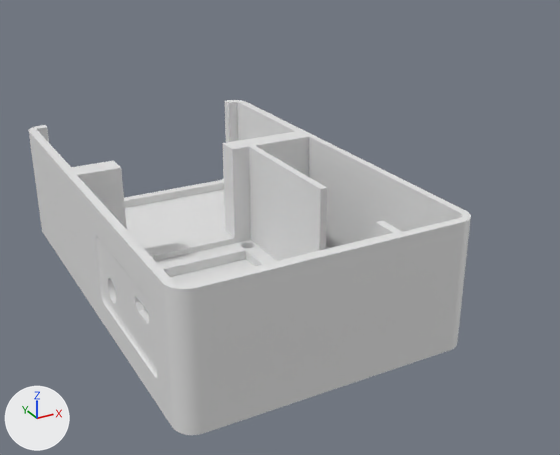
The Blender file 3DModels/Motherflux0r.blend as it was, and as the next commit left it.
Both versions are drawn from a 50 mm camera at (-0.0219, -0.3291, 0.0454) aimed at (0.0711, -0.1601, -0.0391). Arrows for +X, +Y and +Z are at lower left; the lights stay in place.

Script lines for the objects in view, before the commit:
```python
me_cube = bpy.data.meshes.new('Cube')
me_cube.from_pydata(...)  # 296 vertices, 294 faces; spans x -0.0177..0.0177, y -0.0202..0.0202, z -0.0098..0.0094
me_cube_013 = bpy.data.meshes.new('Cube.013')
me_cube_013.from_pydata(...)  # 416 vertices, 210 faces; spans x -0.0366..0.0395, y -0.0671..0.0589, z -0.0172..0.0172
ob_cube = bpy.data.objects.new('Cube', me_cube_013)
ob_cube.location = (0.0591, -0.1392, -0.0419)
_m = ob_cube.modifiers.new('Boolean.005', 'BOOLEAN')
_m.object = ob_m__standoffs_pcb_7x5
_m.solver = 'FLOAT'
_m = ob_cube.modifiers.new('Boolean.006', 'BOOLEAN')
_m.object = ob_brick_comm_psu
_m.solver = 'FLOAT'
_m = ob_cube.modifiers.new('Boolean.001', 'BOOLEAN')
_m.object = ob_brick_main
_m.solver = 'FLOAT'
_m = ob_cube.modifiers.new('Boolean.002', 'BOOLEAN')
_m.object = ob_brick_sensors
_m.solver = 'FLOAT'
_m = ob_cube.modifiers.new('Boolean.004', 'BOOLEAN')
_m.object = ob_cutout_sensors
_m.solver = 'FLOAT'
_m = ob_cube.modifiers.new('Boolean.003', 'BOOLEAN')
_m.object = ob_cutout_passthroughs
_m.solver = 'FLOAT'
_m = ob_cube.modifiers.new('Boolean.007', 'BOOLEAN')
_m.object = ob_cutout_port_recess
_m.solver = 'FLOAT'
_m = ob_cube.modifiers.new('Boolean.008', 'BOOLEAN')
_m.object = ob_cutout_ports
_m.solver = 'FLOAT'
ob_cutout_port_recess = bpy.data.objects.new('cutout-port-recess', me_cube)
ob_cutout_port_recess.location = (0.015, -0.174, -0.0421)
ob_cutout_port_recess.scale = (0.463, 1.0, 1.0)
ob_cutout_port_recess.hide_viewport = True
```
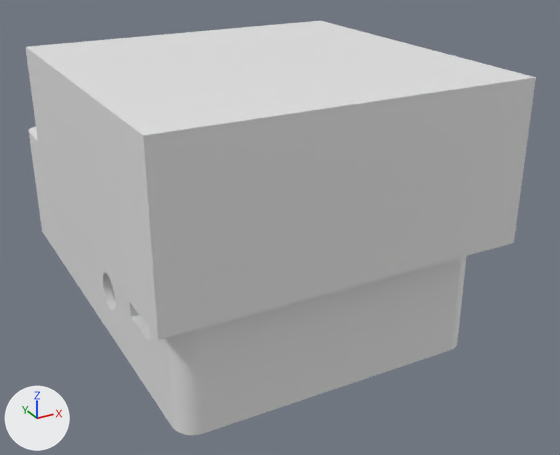
ob_cutout_port_recess is not drawn itself; it is used by a modifier of ob_cube.

The change, as JSON lines over the scene's bpy script:
```json
{"block": "me_cube_016", "where": "me_cube_016.from_pydata(...)  # 16 vertices, 12 faces; spans x -0.0396..0.0042, y -0.012..0.0642, z -0.0147..0.0147"}
{"block": "me_cube_016", "where": "# used by ob_cutout_passthroughs; location = (0.0765, -0.185, -0.0386)"}
{"block": "me_cube_016", "change": "me_cube_016 part 1: the loose piece of 8 vertices spanning x -0.0042..0.0042, y -0.012..0.012, z -0.0147..0.0147 is scaled about its middle by (1, 1.17, 1.09), then moved by (0.0, -0.0004, -0.0013)"}
{"block": "me_cube_016", "change": "me_cube_016 part 2: the loose piece of 8 vertices spanning x -0.0396..-0.006, y 0.0498..0.0642, z -0.0147..0.0147 is scaled about its middle by (0.889, 1, 1)"}
{"op": "add", "block": "me_cube_007", "code": ["me_cube_007 = bpy.data.meshes.new('Cube.007')", "me_cube_007.from_pydata(...)  # 12 vertices, 10 faces; spans x -0.0257..0.0257, y -0.0382..0.0382, z -0.0029..0.0341"]}
{"op": "add", "block": "me_cube_009", "code": ["me_cube_009 = bpy.data.meshes.new('Cube.009')", "me_cube_009.from_pydata(...)  # 72 vertices, 40 faces; spans x -0.0064..0.0064, y -0.0064..0.028, z -0.0104..0.0041"]}
{"op": "add", "block": "me_cube_001", "code": ["me_cube_001 = bpy.data.meshes.new('Cube.001')", "me_cube_001.from_pydata(...)  # 12 vertices, 10 faces; spans x -0.0098..0.0098, y -0.0098..0.0098, z -0.0033..0.0144"]}
{"op": "add", "block": "me_cube_1", "code": ["me_cube_1 = bpy.data.meshes.new('Cube')", "me_cube_1.from_pydata(...)  # a box spanning x -1.0..1.0, y -1.0..1.0, z -1.0..1.0"]}
{"op": "remove", "block": "ob_cutout_port_recess", "code": ["ob_cutout_port_recess = bpy.data.objects.new('cutout-port-recess', me_cube)", "ob_cutout_port_recess.location = (0.015, -0.174, -0.0421)", "ob_cutout_port_recess.scale = (0.463, 1.0, 1.0)", "ob_cutout_port_recess.hide_viewport = True"]}
{"block": "ob_cube", "where": "_m = ob_cube.modifiers.new('Boolean.001', 'BOOLEAN')"}
{"op": "set", "path": "_m.object", "old": "ob_brick_main", "new": "ob_lipo"}
{"block": "ob_cube", "where": "_m = ob_cube.modifiers.new('Boolean.007', 'BOOLEAN')"}
{"op": "set", "path": "_m.object", "old": "ob_cutout_port_recess", "new": "ob_cutout_port_recess_1"}
{"op": "add", "block": "ob_cube", "code": "_m = ob_cube.modifiers.new('Boolean', 'BOOLEAN')"}
{"op": "add", "block": "ob_cube", "code": "_m.object = ob_gps"}
{"op": "add", "block": "ob_cube", "code": "_m.solver = 'FLOAT'"}
{"op": "add", "block": "ob_cube", "code": "_m = ob_cube.modifiers.new('Boolean.009', 'BOOLEAN')"}
{"op": "add", "block": "ob_cube", "code": "_m.object = ob_cutout_top_cleave"}
{"op": "add", "block": "ob_cube", "code": "_m.solver = 'FLOAT'"}
{"op": "add", "block": "ob_lipo", "code": ["ob_lipo = bpy.data.objects.new('LiPo', me_cube_007)", "ob_lipo.location = (0.0501, -0.165, -0.0554)", "ob_lipo.hide_viewport = True"]}
{"op": "add", "block": "ob_cutout_port_recess_1", "code": ["ob_cutout_port_recess_1 = bpy.data.objects.new('CUTOUT-PORT-RECESS', me_cube_009)", "ob_cutout_port_recess_1.location = (0.0177, -0.185, -0.0399)", "ob_cutout_port_recess_1.scale = (1.18, 1.0, 1.0)", "ob_cutout_port_recess_1.hide_viewport = True"]}
{"op": "add", "block": "ob_gps", "code": ["ob_gps = bpy.data.objects.new('GPS', me_cube_001)", "ob_gps.location = (0.0871, -0.137, -0.0334)", "ob_gps.hide_viewport = True"]}
{"op": "add", "block": "ob_cutout_top_cleave", "code": ["ob_cutout_top_cleave = bpy.data.objects.new('CUTOUT-TOP-CLEAVE', me_cube_1)", "ob_cutout_top_cleave.location = (0.0598, -0.1704, -0.0101)", "ob_cutout_top_cleave.scale = (0.043, 0.043, 0.0191)"]}
```

Pixel boxes [x1, y1, x2, y2] of what changed, in the pictures (560 x 455 px; the box of a moved part takes in the faces that stretch with it):
```json
{"object": "CUTOUT-TOP-CLEAVE", "change": "added", "after": [26, 21, 536, 340]}
{"object": "Cube", "change": "reshaped, modifiers changed", "before": [29, 100, 471, 435], "after": [29, 126, 467, 435]}
{"part": 1, "of": "me_cube_016", "change": "moved or reshaped", "before": [319, 188, 327, 251], "on screen": "not visible afterwards"}
{"part": 2, "of": "me_cube_016", "change": "moved or reshaped", "before": [144, 144, 235, 257], "on screen": "not visible afterwards"}
```
